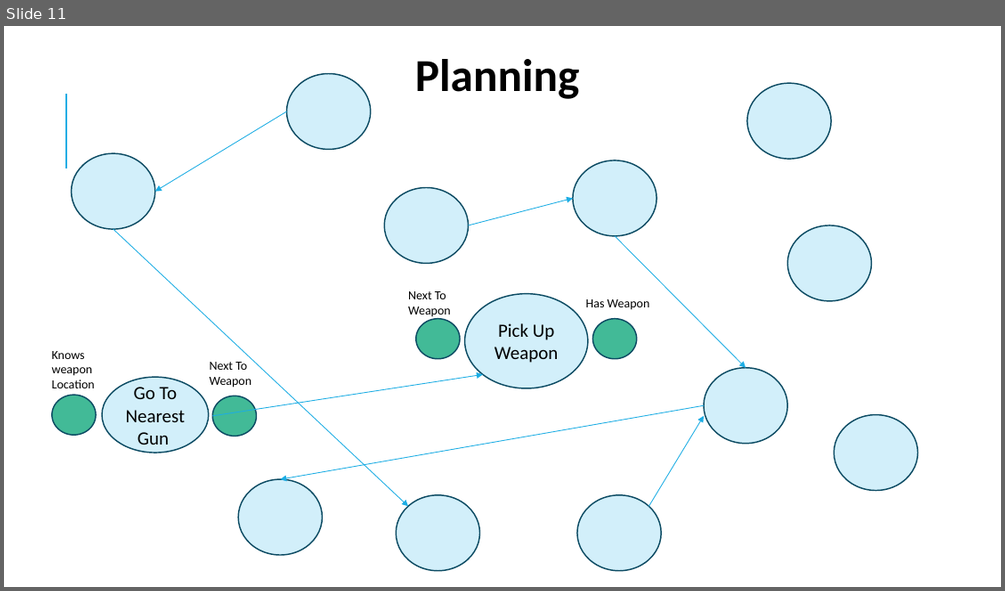
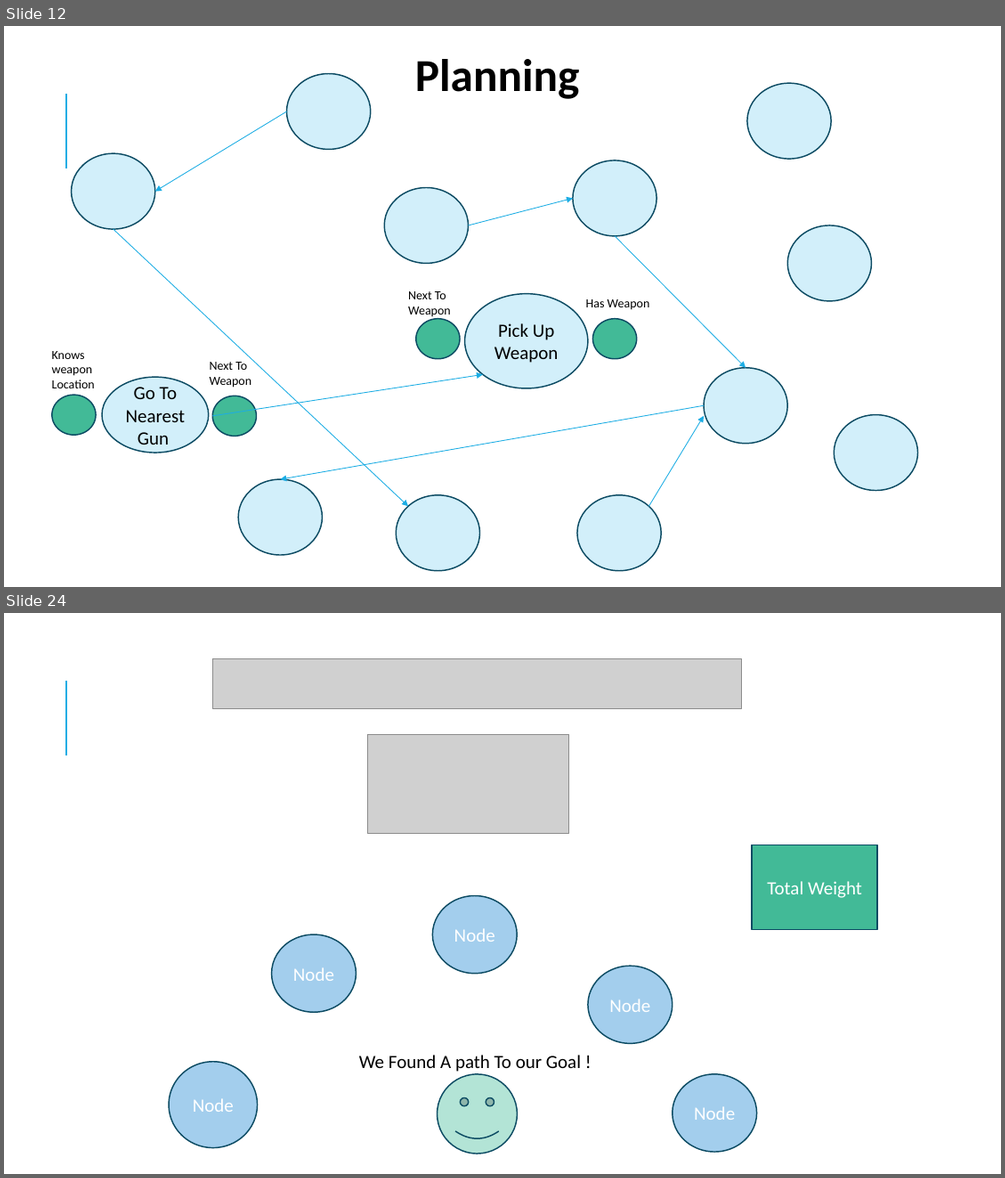
Before and after one commit to miguecrea/GOAP_RETAKE_PART_2, a slide deck: GPP_ZombieAI_Lozano_Miguel_2DAE10.pptx. Shown one above the other, each under a label of ours: slide 11 before the commit, slides 12 and 24 after it; the slides between them are not shown. The pictures are 1005x591 and 1005x1178 pixels, drawn with LibreOffice and Linux fonts; fonts in the diff are those of the drawing; grey boxes stand for pictures. Boxes give left, top, right and bottom in pixels: in the first picture for what was removed or moved away, otherwise in the second. Text is boxed around its words. In the diff, an @@ line names an element or a change of style, - is before the commit and + after.

```diff
--- a/GPP_ZombieAI_Lozano_Miguel_2DAE10.pptx
+++ b/GPP_ZombieAI_Lozano_Miguel_2DAE10.pptx
@@ slide 24 added at (4,613,1001,1174), background #FFFFFF; not listed: 1 template element that a slide beside it also shows @@
@@ picture added at (213,658,741,709) @@
@@ picture added at (367,735,568,834) @@
@@ rectangle added at (752,844,877,929), fill #42BA97, outline #0C4C64 1.25 pt, 18 pt, text #FFFFFF @@
+Total Weight
@@ ellipse added at (432,896,517,973), fill #A3CEED, outline #0C4C64 1.25 pt, 18 pt, text #FFFFFF @@
+Node
@@ ellipse added at (272,934,356,1013), fill #A3CEED, outline #0C4C64 1.25 pt, 18 pt, text #FFFFFF @@
+Node
@@ ellipse added at (588,966,672,1044), fill #A3CEED, outline #0C4C64 1.25 pt, 18 pt, text #FFFFFF @@
+Node
@@ ellipse added at (169,1062,257,1148), fill #A3CEED, outline #0C4C64 1.25 pt, 18 pt, text #FFFFFF @@
+Node
@@ text added at (359,1054,581,1074), 18 pt, text #000000 @@
+We Found A path To our Goal !
@@ smiley face added at (437,1074,517,1153), fill #B3E4D6, outline #0C4C64 1.25 pt @@
@@ ellipse added at (672,1074,757,1152), fill #A3CEED, outline #0C4C64 1.25 pt, 18 pt, text #FFFFFF @@
+Node
@@ what was slide 11 is now slide 12 @@
```
Also in this commit, not shown: 4 slides changed, 17 other slides added, 14 slides removed, 9 other files.
